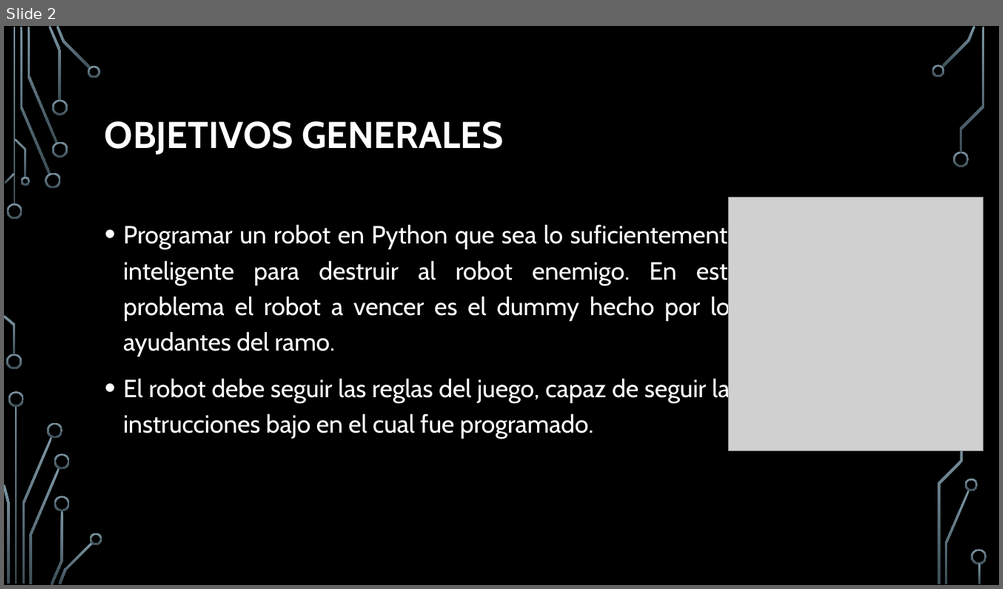
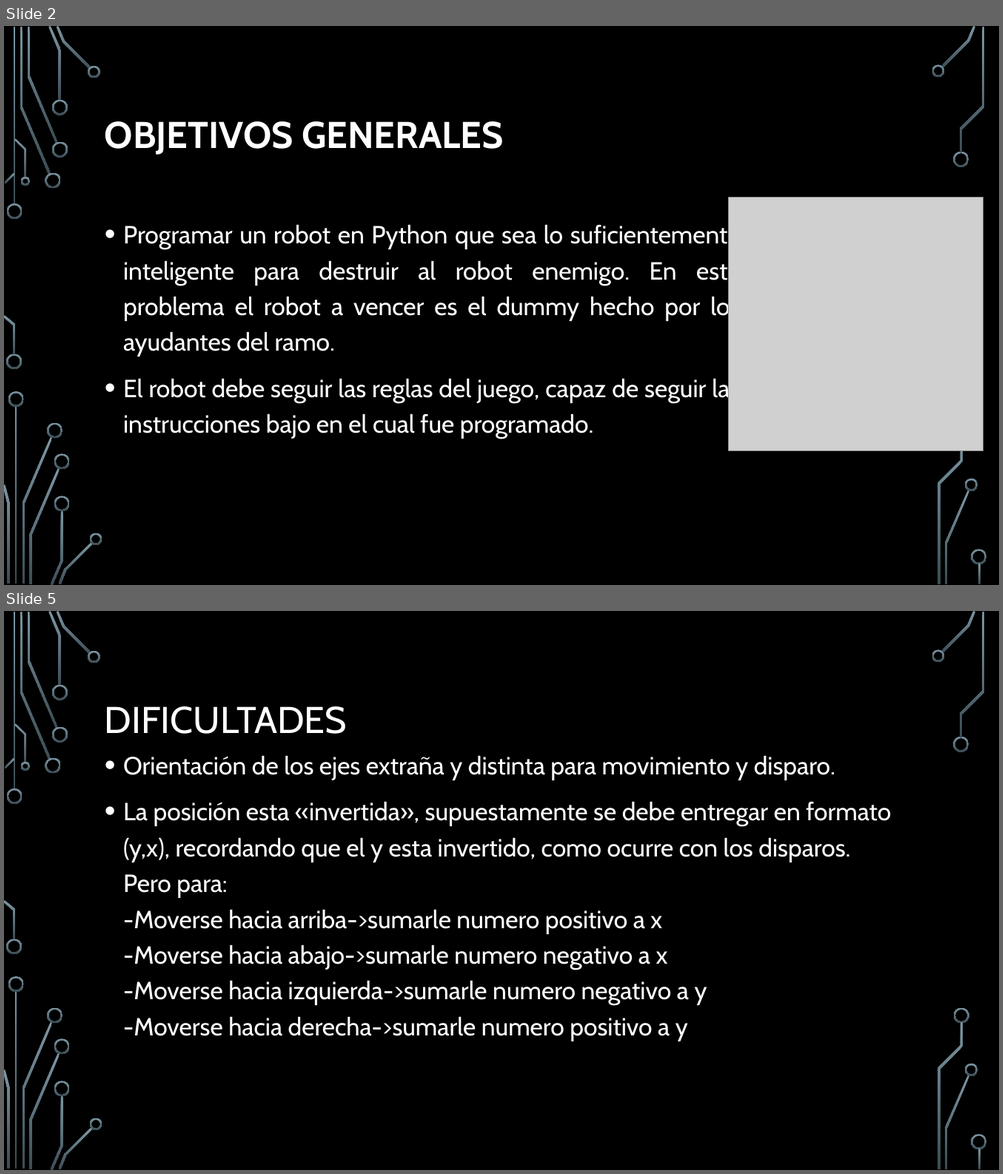
Before and after one commit to AndresNavarroG/p4, a slide deck: Problema 4.pptx. Shown one above the other, each under a label of ours: slide 2 before the commit, slides 2 and 5 after it; the slides between them are not shown. The pictures are 1003x589 and 1003x1174 pixels, drawn with LibreOffice and Linux fonts; fonts in the diff are those of the drawing; grey boxes stand for pictures; background and template pictures are left out. Boxes give left, top, right and bottom in pixels: in the first picture for what was removed or moved away, otherwise in the second. Text is boxed around its words. In the diff, an @@ line names an element or a change of style, - is before the commit and + after.

```diff
--- a/Problema 4.pptx
+++ b/Problema 4.pptx
@@ slide 5 added at (4,611,999,1170), background picture (left out); not listed: 35 template elements that a slide beside it also shows @@
@@ title added at (105,706,347,734), 36 pt, text #FFFFFF @@
+DIFICULTADES
@@ text added at (123,755,891,1042), 24 pt, text #FFFFFF @@
+• Orientación de los ejes extraña y distinta para movimiento y disparo.
+• La posición esta «invertida», supuestamente se debe entregar en formato (y,x), recordando que el y esta invertido, como ocurre con los disparos.
+  Pero para:
+  -Moverse hacia arriba->sumarle numero positivo a x
+  -Moverse hacia abajo->sumarle numero negativo a x
+  -Moverse hacia izquierda->sumarle numero negativo a y
+  -Moverse hacia derecha->sumarle numero positivo a y
@@ freeform shape added at (954,1008,970,1024), fill gradient #7C96A3 to #3B4C54 @@
```
Also in this commit, not shown: 3 slides changed, 1 other slide added.
